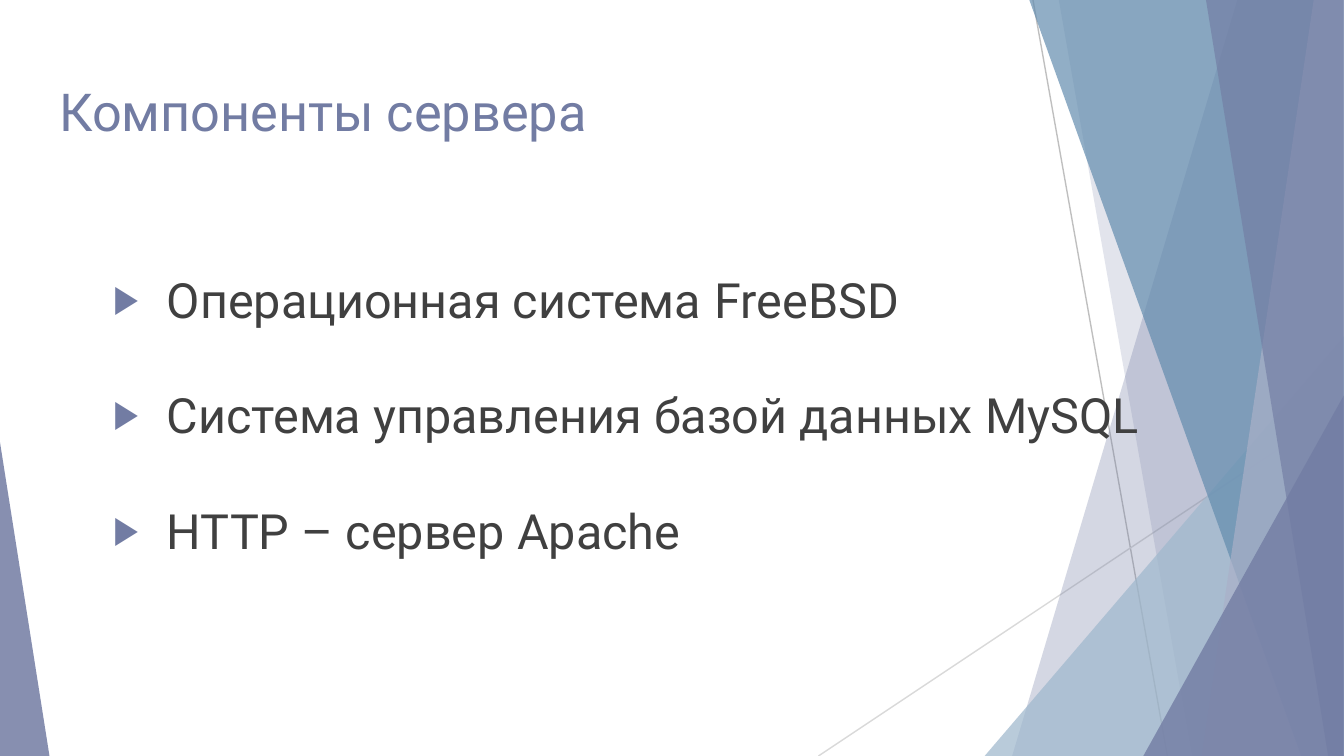
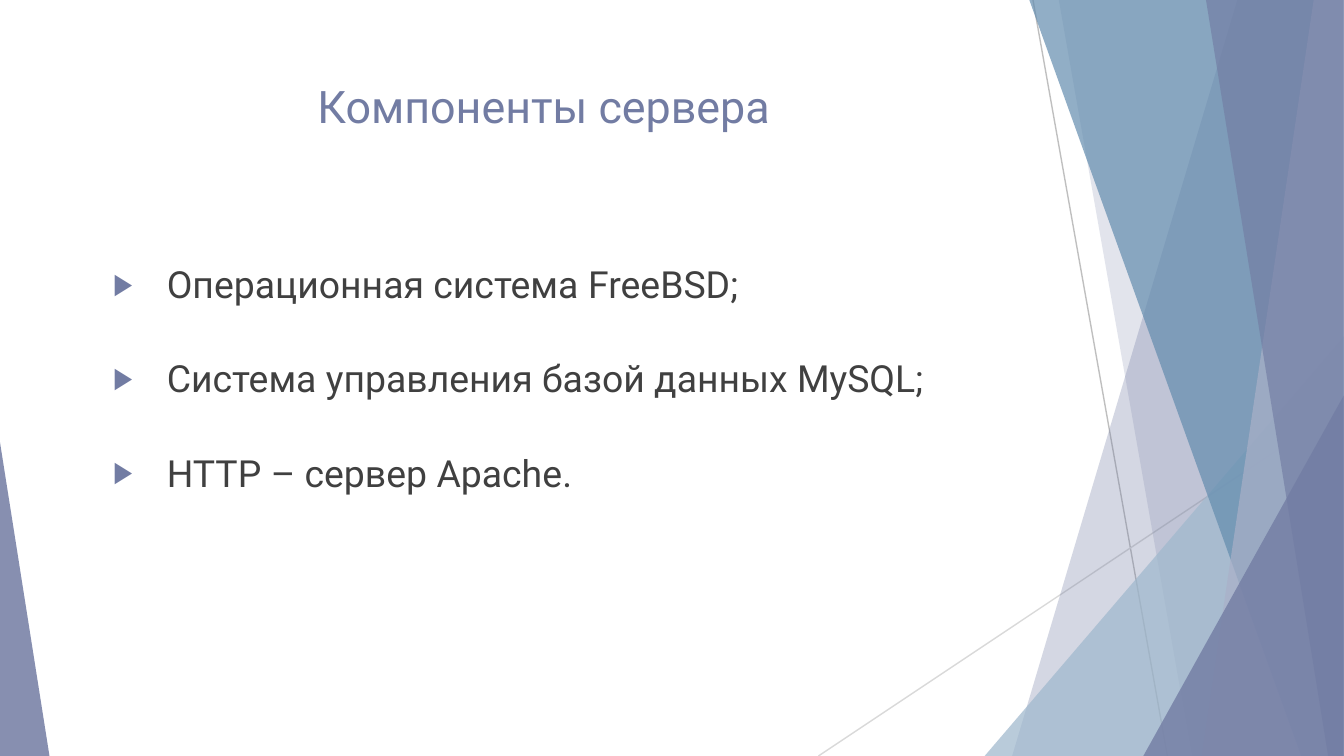
Before and after one commit to NG-Studio-Development/Dissertation, a slide deck: slide 20 of Диссертация/Презентация/Акимов Николай.pptx. Drawn at 1344x756 pixels with LibreOffice and Linux fonts; fonts in the diff are those of the drawing. Boxes give left, top, right and bottom in pixels: in the first picture for what was removed or moved away, otherwise in the second. Text is boxed around its words. In the diff, an @@ line names an element or a change of style, - is before the commit and + after.

```diff
--- a/Диссертация/Презентация/Акимов Николай.pptx
+++ b/Диссертация/Презентация/Акимов Николай.pptx
@@ title "Компоненты сервера" at <box>317,91,770,132</box>: size 28 to 24 pt; alignment left to centre @@
@@ text at <box>167,271,923,495</box>: text changed; size 26 to 20 pt @@
-▶ Операционная система FreeBSD
-▶ Система управления базой данных MySQL
-▶ HTTP – сервер Apache
+▶ Операционная система FreeBSD;
+▶ Система управления базой данных MySQL;
+▶ HTTP – сервер Apache.
```
Also in this commit, not shown: 11 other slides changed, 11 slides added, 10 slides removed, 11 other files.
